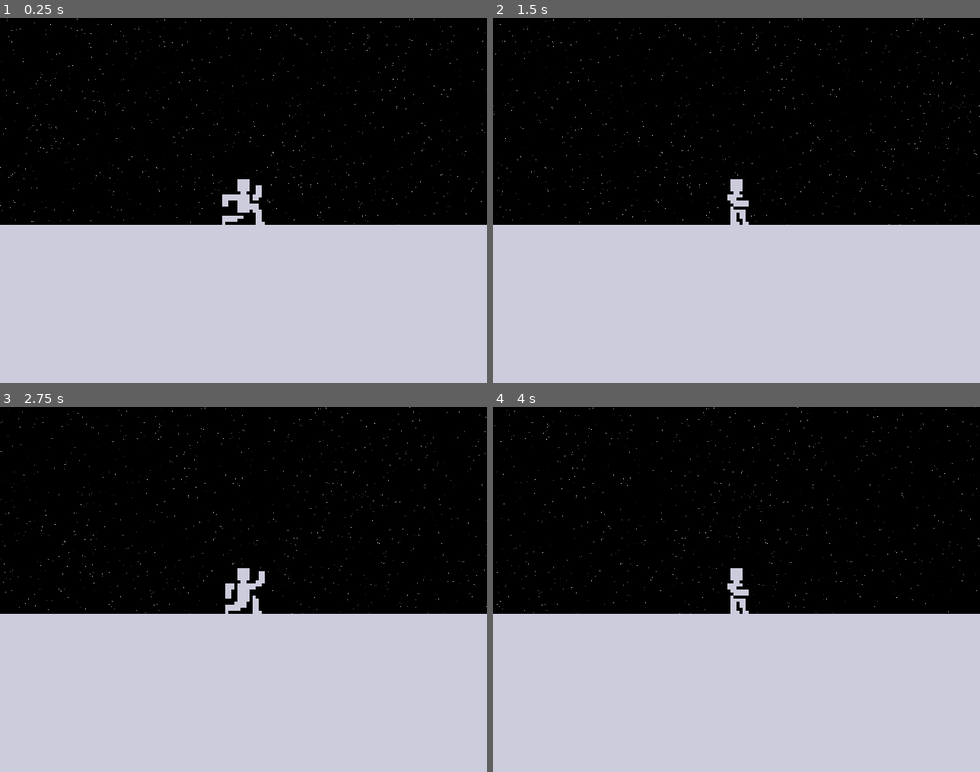
Above: before the commit, frames 1-4 (two rows, left to right).
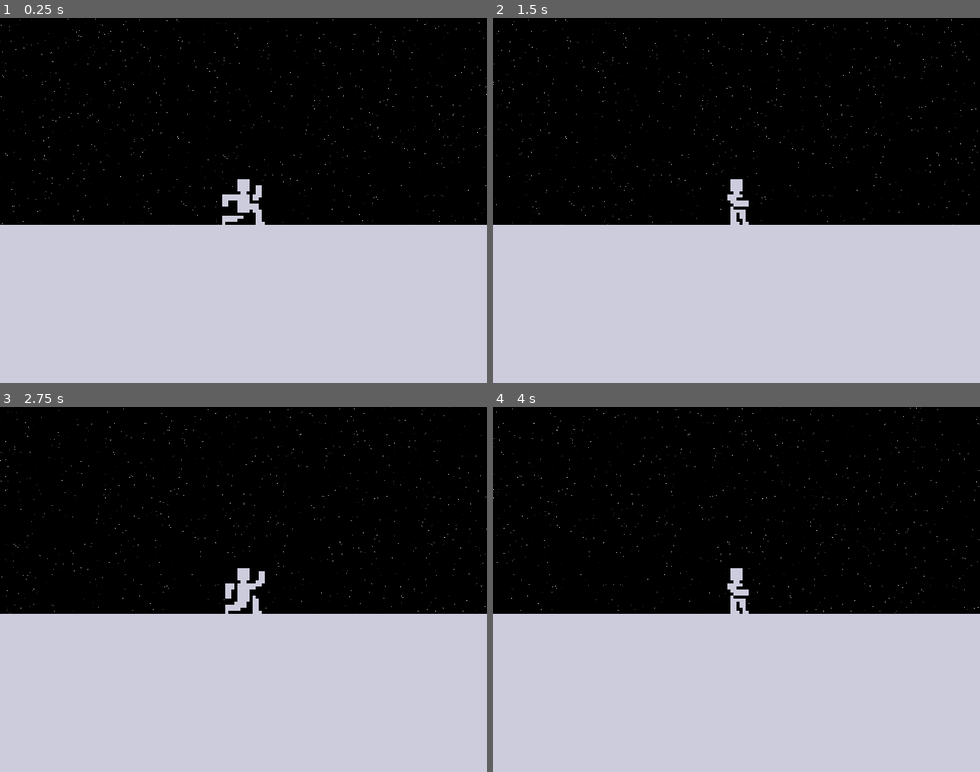
Above: after the commit, the same moments.

Repository: swashdev/minigame-madness
Game: Godot game, scene res://mini/jump/jump_minigame.tscn
The game is run twice, just before and just after one commit, with the same random seed, the same clock (stepped at 60 frames per second) and the same inputs. This scene is started directly instead of the project's main scene.
Inputs (mouse positions are in pixels of both pictures, inside the frame that each line leads up to):
- Up to frame 1 (0.25 s): no input
- Up to frame 2 (1.5 s): move the mouse to (843, 182) at 0.52 s; hold Space (action) 0.53-1.28 s; hold Right (move_right) from 0.53 s (still down); tap Up (move_up) at 0.77 s; move the mouse to (639, 218) at 1.27 s; tap A (secret_a) at 1.35 s
- Up to frame 3 (2.75 s): tap Up (move_up) at 1.52 s; move the mouse to (292, 509) at 2.02 s; release Right (move_right) at 2.03 s; hold Left (move_left) from 2.03 s (still down); tap B (secret_b) at 2.1 s
- Up to frame 4 (4 s): move the mouse to (712, 662) at 2.77 s; release Left (move_left) at 2.78 s; hold Right (move_right) from 2.78 s (still down); tap Space (action) at 2.85 s; tap Up (move_up) at 3.02, 3.77 s; move the mouse to (882, 644) at 3.52 s; tap A (secret_a) at 3.6 s

The runs differ from the first frame. In frame 1, 0.5% of the frame differs, in the area x 0-100%, y 0-57%; in frame 2, 0.5%; in frame 3, 0.5%; in frame 4, 0.5%.

Commit message:
[META] Change Sky & NightSky to SkyBackgrounds.
The `Sky` and `NightSky` scenes have been changed to use the new
`SkyBackground` base class.  `NightSky` in particular now has its own
class, `NightSkyBackground`, which is used to draw the stars.

Diff:
--- a/mini/jump/jump_minigame.gd
+++ b/mini/jump/jump_minigame.gd
@@ -35,7 +35,7 @@
 onready var pushers: Array = $Pushers.get_children()
 
 # The scrolling starry background.
-onready var background: Control = $Background
+onready var background: SkyBackground = $Background
 
 
 func _ready():
@@ -54,7 +54,7 @@
 			rotation_animation = 0.0
 			jumped = false
 
-	background.rect_position.x -= BACKGROUND_SCROLL_SPEED * delta
+	background.position.x -= BACKGROUND_SCROLL_SPEED * delta
 
 
 func _physics_process(delta):
--- a/mini/jump/jump_minigame.tscn
+++ b/mini/jump/jump_minigame.tscn
@@ -27,9 +27,8 @@
 _win_by_default = true
 
 [node name="Background" parent="." instance=ExtResource( 3 )]
-margin_right = 1440.0
-margin_bottom = 272.0
 num_stars = 2048
+size = Vector2( 1440, 272 )
 
 [node name="Player" type="KinematicBody2D" parent="."]
 position = Vector2( 320, 176 )
--- a/project.godot
+++ b/project.godot
@@ -19,6 +19,11 @@
 "language": "GDScript",
 "path": "res://shared/scripts/minigame.gd"
 }, {
+"base": "SkyBackground",
+"class": "NightSkyBackground",
+"language": "GDScript",
+"path": "res://shared/scripts/background/night_sky.gd"
+}, {
 "base": "KinematicBody2D",
 "class": "Projectile2D",
 "language": "GDScript",
@@ -32,6 +37,7 @@
 _global_script_class_icons={
 "Circle": "",
 "Minigame": "",
+"NightSkyBackground": "",
 "Projectile2D": "",
 "SkyBackground": ""
 }
--- a/shared/scenes/background/night_sky.tscn
+++ b/shared/scenes/background/night_sky.tscn
@@ -2,7 +2,10 @@
 
 [ext_resource path="res://shared/scripts/background/night_sky.gd" type="Script" id=1]
 
-[node name="NightSky" type="Control"]
-margin_right = 640.0
-margin_bottom = 480.0
+[node name="NightSky" type="Node2D"]
 script = ExtResource( 1 )
+num_stars = 1024
+brightness_min = 0.25
+brightness_max = 1.0
+texture = null
+size = Vector2( 640, 480 )
--- a/shared/scenes/background/sky.tscn
+++ b/shared/scenes/background/sky.tscn
@@ -1,16 +1,9 @@
 [gd_scene load_steps=3 format=2]
 
-[sub_resource type="Gradient" id=1]
-colors = PoolColorArray( 0.141176, 0.419608, 0.807843, 1, 0, 0.74902, 1, 1 )
+[ext_resource path="res://shared/scripts/background/sky_base.gd" type="Script" id=1]
+[ext_resource path="res://shared/textures/background/blue_sky.tres" type="Texture" id=2]
 
-[sub_resource type="GradientTexture2D" id=2]
-gradient = SubResource( 1 )
-width = 640
-height = 480
-use_hdr = true
-fill_to = Vector2( 0, 1 )
-
-[node name="Sky" type="TextureRect"]
-anchor_right = 1.0
-anchor_bottom = 1.0
-texture = SubResource( 2 )
+[node name="Sky" type="Node2D"]
+script = ExtResource( 1 )
+texture = ExtResource( 2 )
+size = Vector2( 640, 480 )
--- a/shared/scripts/background/night_sky.gd
+++ b/shared/scripts/background/night_sky.gd
@@ -1,63 +1,132 @@
 tool
-extends Control
+class_name NightSkyBackground
+extends SkyBackground
 # A cool nighttime backdrop with a random star pattern.
 
 
 # The number of stars to draw in the sky.  Must be non-negative.
-export(int, 0xffff) var num_stars = 1024 setget set_num_stars
+var num_stars: int = 1024
 
 # The minimum & maximum brightness of each star.
-export(float, 0.1, 1.0, 0.05) var min_brightness = 0.25 setget set_min_brightness
-export(float, 0.1, 1.0, 0.05) var max_brightness = 1.0 setget set_max_brightness
+var brightness_min: float = 0.25
+var brightness_max: float = 1.0
 
 
 # The `draw` function.  A virtual function used by the engine to draw the sky.
 func _draw():
-# warning-ignore:narrowing_conversion
-	var top: int = margin_top
-# warning-ignore:narrowing_conversion
-	var left: int = margin_left
-# warning-ignore:narrowing_conversion
-	var right: int = margin_right
-# warning-ignore:narrowing_conversion
-	var bottom: int = margin_bottom
-
-	# Start with a black background.
-	draw_rect(Rect2(top, left, right, bottom), Color.black, true)
-
 	# Randomly assign each star an `x` & `y` coordinat, and an `i`ntensity.
-	var x: int
-	var y: int
+	var x: float
+	var y: float
 	var i: float
 	var count: int = 0
 	while count < num_stars:
-		x = left + (randi() % (right - left))
-		y = top + (randi() % (bottom - top))
-		i = rand_range(min_brightness, max_brightness)
+		x = rand_range(position.x, position.x + size.x)
+		y = rand_range(position.y, position.y + size.y)
+		i = rand_range(brightness_min, brightness_max)
 		draw_rect(Rect2(x, y, 1, 1), Color.white * i, true)
 		count += 1
 
 
-# Setters & getters.  Note that any of these will cause the sky to be wholly
-# redrawn.
+# Getter for custom properties
+func _get(property: String):
+	var result
 
-func set_num_stars(new_num_stars: int):
-	if new_num_stars >= 0:
-		num_stars = new_num_stars
-	else:
-		num_stars = 0
-	emit_signal("draw")
+	match property:
+		"x", "rect_left":
+			result = position.x
+		"y", "rect_top":
+			result = position.y
+		"height":
+			result = size.y
+		"width":
+			result = size.x
+		"rect_bottom":
+			result = position.y + size.y
+		"rect_right":
+			result = position.x + size.x
+		_:
+			result = null
+
+	return result
 
 
-func set_min_brightness(new_min_brightness: float):
-	min_brightness = new_min_brightness
-	if new_min_brightness > max_brightness:
-		max_brightness = new_min_brightness
-	emit_signal("draw")
+# Setter for custom properties
+func _set(property: String, value) -> bool:
+	var result: bool = true
+
+	match property:
+		"num_stars":
+			num_stars = value
+		"brightness_min":
+			if value >= 0.1:
+				brightness_min = value
+				if brightness_max < value:
+					brightness_max = value
+		"brightness_max":
+			if value >= 0.1:
+				brightness_max = value
+				if brightness_min > value:
+					brightness_min = value
+		_:
+			# In the default case, return false.
+			result = false
+
+	if result:
+		if Engine.editor_hint:
+			property_list_changed_notify()
+
+	return result
 
 
-func set_max_brightness(new_max_brightness: float):
-	max_brightness = new_max_brightness
-	if new_max_brightness < min_brightness:
-		min_brightness = new_max_brightness
-	emit_signal("draw")
+func _get_property_list():
+	return [
+		{
+			name = "Stars",
+			type = TYPE_NIL,
+			usage = PROPERTY_USAGE_CATEGORY | PROPERTY_USAGE_SCRIPT_VARIABLE,
+		},
+		{
+			name = "num_stars",
+			type = TYPE_INT,
+			hint = PROPERTY_HINT_RANGE,
+			hint_string = "0,65535,or_greater",
+		},
+		{
+			name = "Brightness",
+			type = TYPE_NIL,
+			hint_string = "brightness_",
+			usage = PROPERTY_USAGE_GROUP | PROPERTY_USAGE_SCRIPT_VARIABLE,
+		},
+		{
+			name = "brightness_min",
+			type = TYPE_REAL,
+			hint = PROPERTY_HINT_RANGE,
+			hint_string = "0.1,1.0,0.05",
+		},
+		{
+			name = "brightness_max",
+			type = TYPE_REAL,
+			hint = PROPERTY_HINT_RANGE,
+			hint_string = "0.1,1.0,0.05",
+		},
+	]
+
+
+func property_can_revert(property: String) -> bool:
+	match property:
+		"num_stars", "brightness_min", "brightness_max":
+			return true
+		_:
+			return .property_can_revert(property)
+
+
+func property_get_revert(property: String):
+	match property:
+		"num_stars":
+			return 1024
+		"brightness_min":
+			return 0.25
+		"brightness_max":
+			return 1.0
+		_:
+			return .property_get_revert(property)
